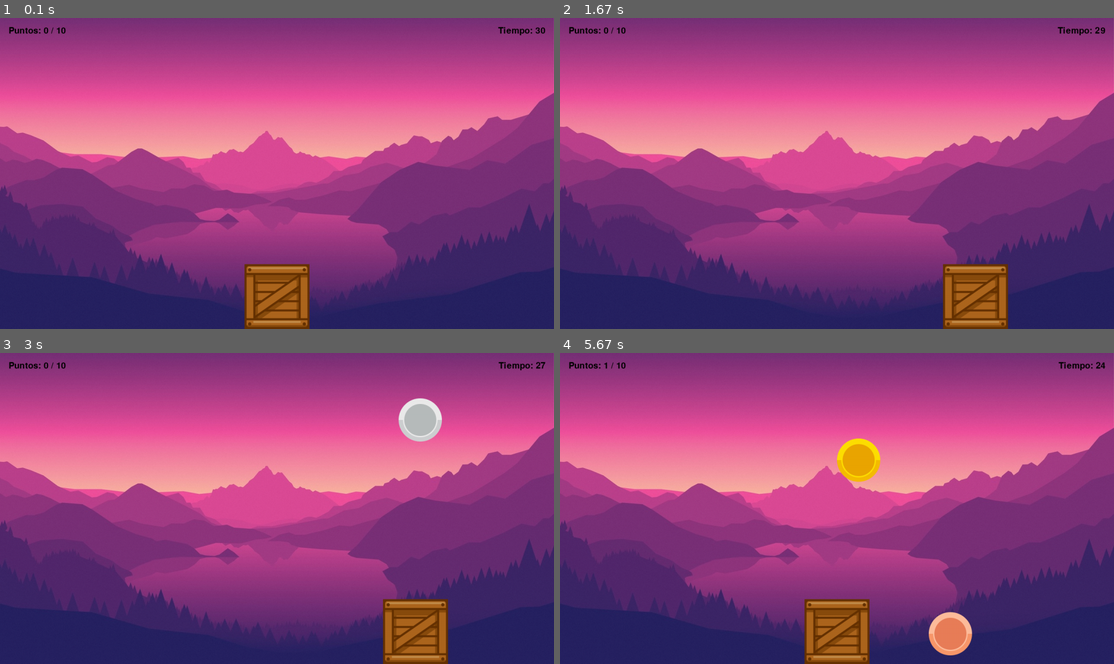
Above: before the commit, frames 1-4 (two rows, left to right).
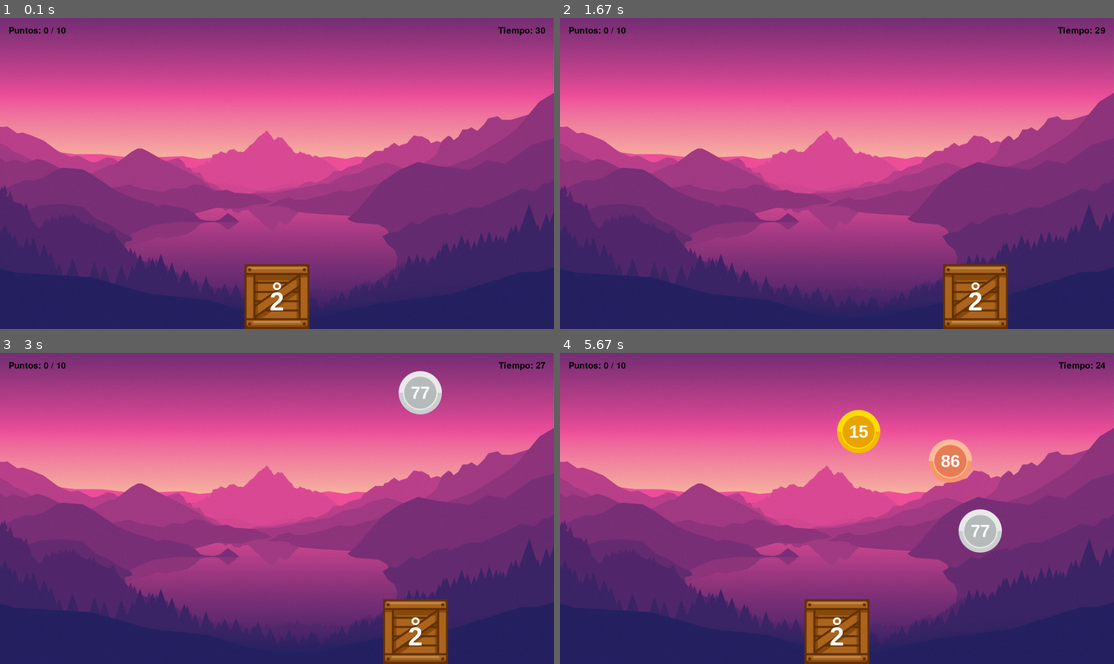
Above: after the commit, the same moments.

Repository: jorgektch/videojuego-pygame-ia
Game: pygame game, started from main-new.py
The game is run twice, just before and just after one commit, with the same random seed, the same clock (stepped at 60 frames per second) and the same inputs.
Inputs:
- Up to frame 1 (0.1 s): no input
- Up to frame 2 (1.67 s): hold Right 0.33-0.8 s; hold Right 0.83-1.3 s; hold Left from 1.33 s (still down)
- Up to frame 3 (3 s): release Left at 1.87 s; hold Right 2.33-2.97 s
- Up to frame 4 (5.67 s): hold Left 3-3.47 s; hold Right 3.5-3.97 s; hold Right 4-4.47 s; hold Left 4.5-5.03 s; hold Right from 5.5 s (still down)

The runs differ from the first frame. In frame 1, 0.1% of the frame differs, in the area x 48-52%, y 84-95%; in frame 2, 0.1%; in frame 3, 1.5%; in frame 4, 4.2%, in the area x 7-80%, y 2-98%.

Commit message:
Juego al 99%

Diff:
--- a/main-new.py
+++ b/main-new.py
@@ -12,6 +12,12 @@
 GAME_DURATION = 30 # Duracion del juego, en segundos
 TOP_SCORE = 10 # Score maximo con el que el jugador gana
 GRAVITY = 2 # Gravedad. Que permitira saltos
+
+THING_SPEED_Y_MIN = 2
+THING_SPEED_Y_MAX = 4
+
+PLAYER_NUMBER_MIN = 2
+PLAYER_NUMBER_MAX = 2
 
 # Archivos de imagenes
 BACKGROUND_IMG = "img/fondo-01.jpg" # Imagen de fondo
@@ -63,6 +69,20 @@
     def be_happy(self):
         self.image = pygame.image.load(PLAYER_IMG_HAPPY).convert_alpha()
 
+    def assign_number(self):
+        self.number = random.randint(PLAYER_NUMBER_MIN, PLAYER_NUMBER_MAX)
+        font = pygame.font.SysFont("Arial", 60, bold=True)
+
+        number_text = font.render(str(self.number), 1, WHITE)
+        W = number_text.get_width()
+        H = number_text.get_height()
+        self.image.blit(number_text, [self.rect.width/2 - W/2, self.rect.height/2 - H/3])
+
+        symbol_text = font.render("°", 1, WHITE)
+        W = symbol_text.get_width()
+        H = symbol_text.get_height()
+        self.image.blit(symbol_text, [self.rect.width/2 - W/2, self.rect.height/2 - 2*H/3])
+
 class Thing(pygame.sprite.Sprite):
     def __init__(self):
         super().__init__() # Esto llama al constructor de la clase padre (Sprite)
@@ -71,7 +91,7 @@
         self.rect.x = random.randint(0, SCREEN_WIDTH - self.rect.width)
         self.rect.y = 0
         self.speed_x = 3*random.randint(-1, 1)
-        self.speed_y = random.randint(3, 6)
+        self.speed_y = random.randint(THING_SPEED_Y_MIN, THING_SPEED_Y_MIN)
 
     def update(self):
         # Ver que no se salga de los limites de la pantalla en el eje X
@@ -92,6 +112,15 @@
         else:
             return False
 
+    def assign_number(self):
+        self.number = random.randint(1,144)
+        font = pygame.font.SysFont("Arial", 40, bold=True)
+
+        number_text = font.render(str(self.number), 1, WHITE)
+        W = number_text.get_width()
+        H = number_text.get_height()
+        self.image.blit(number_text, [self.rect.width/2 - W/2, self.rect.height/2 - H/2])
+
 class Game:
     def __init__(self):
         pygame.init() # Se inicializa pygame
@@ -101,10 +130,12 @@
         self.backgroung = pygame.image.load(BACKGROUND_IMG)
         self.clock = pygame.time.Clock() # Reloj que permitira manipular los fps
 
-        self.thing_list = pygame.sprite.Group() # Lista que contiene los things que caeran. Se usara para detectar colisiones
+        self.correct_thing_list = pygame.sprite.Group() # Lista que contiene los things correctos. Se usara para detectar colisiones
+        self.incorrect_thing_list = pygame.sprite.Group() # Lista que contiene los things incorrectos. Se usara para detectar colisiones
         self.sprite_list = pygame.sprite.Group() # Lista que contiene todos los sprites (things y el player). Se usara para dibujarlas
 
         self.player = Player()
+        self.player.assign_number() # Se le asigna el numero
         self.sprite_list.add(self.player) # Se agrega el player a la lista de sprites del juego
 
         self.time = GAME_DURATION+1 # Tiempo de duracion del juego
@@ -124,8 +155,14 @@
         if self.game_over == None: # Verifica si el jugador aun no ha perdido ni ganado
             if random.randint(1, 50) == 50: # Genero un aleatorio entre 1 y 100; y si sale 50 creo un thing que caera
                 thing = Thing()
-                self.thing_list.add(thing) # Se agrega el thing a la lista de things
+                thing.assign_number()
                 self.sprite_list.add(thing) # Se agrega el thing a la lista de sprites del juego (que contiene thing y al jugador)
+
+                # Se verifica a cual lista de thing se agregara (correct o incorrect)
+                if self.is_correct(thing) == True:
+                    self.correct_thing_list.add(thing)
+                else:
+                    self.incorrect_thing_list.add(thing)
 
     def process_events(self):
         for event in pygame.event.get(): # Captura los eventos para analizarlos
@@ -148,34 +185,61 @@
                         if self.game_over != None: # Verifica si el jugador ha perdido o ha ganado (diferente de None)
                             self.__init__()
 
+    def is_correct(self, thing):
+        if thing.number%self.player.number == 0:
+            return True
+        else:
+            return False
+
+    def detect_collisions(self):
+        # Detectar colisiones correctas
+            thing_hit_list = pygame.sprite.spritecollide(self.player, self.correct_thing_list, True)
+
+            for thing in thing_hit_list:
+                self.correct_thing_list.remove(thing) # Se elimina de la lista de things
+                self.sprite_list.remove(thing) # Se elimina de la lista de sprites (things y player)
+
+                self.score = self.score + 1 # Aumenta el puntaje
+                self.collision_sound.play() # Reproduce el sonido de la colision
+
+            # Detectar colisiones incorrectas
+            thing_hit_list = pygame.sprite.spritecollide(self.player, self.incorrect_thing_list, True)
+
+            for thing in thing_hit_list:
+                self.incorrect_thing_list.remove(thing) # Se elimina de la lista de things
+                self.sprite_list.remove(thing) # Se elimina de la lista de sprites (things y player)
+
+                self.score = self.score - 1 # Aumenta el puntaje
+                self.error_sound.play() # Reproduce el sonido de la colision
+
+    def detect_fallen(self):
+        # Eliminar los things correctos que cayeron al suelo
+        for thing in self.correct_thing_list:
+            if thing.hit_the_ground() == True:
+                self.sprite_list.remove(thing) # Se elimina de la lista de sprites (things y player)
+                self.correct_thing_list.remove(thing) # Se elimina de la lista de things
+
+                self.error_sound.play() # Se reproduce el sonido de error, por dejar caer el thing
+                self.score = self.score - 1 # Disminuye el puntaje
+
+        # Eliminar los things incorrectos que cayeron al suelo
+        for thing in self.incorrect_thing_list:
+            if thing.hit_the_ground() == True:
+                self.sprite_list.remove(thing) # Se elimina de la lista de sprites (things y player)
+                self.incorrect_thing_list.remove(thing) # Se elimina de la lista de things
+
     def run_logic(self):
         if self.started == True: # Se verifica que el juego este iniciado
 
             # Actualizamos la posicion de todos los sprites
             self.sprite_list.update()
 
-            # Detectar colisiones
-            thing_hit_list = pygame.sprite.spritecollide(self.player, self.thing_list, True)
-
-            for thing in thing_hit_list:
-                self.sprite_list.remove(thing) # Se elimina de la lista de sprites (things y player)
-                self.thing_list.remove(thing) # Se elimina de la lista de things
-
-                self.collision_sound.play() # Reproduce el sonido de la colision
-                self.score = self.score + 1 # Aumenta el puntaje
-
-            # Detectar si algun thing ha golpeado al suelo
-            for thing in self.thing_list:
-                if thing.hit_the_ground() == True:
-                    self.sprite_list.remove(thing) # Se elimina de la lista de sprites (things y player)
-                    self.thing_list.remove(thing) # Se elimina de la lista de things
-
-                    self.error_sound.play() # Se reproduce el sonido de error, por dejar caer el thing
-                    self.score = self.score - 1 # Disminuye el puntaje
-
-                    # Se asegura que el puntaje no baje de cero (no hay puntaje negativo)
-                    if self.score < 0:
-                        self.score = 0
+            self.detect_collisions() # Se detectan colisiones
+            self.detect_fallen() # Se detectan things que cayeron al suelo
+
+            # Se asegura que el puntaje no baje de cero (no hay puntaje negativo)
+            if self.score < 0:
+                self.score = 0
 
             # Si el jugador aun no ha ganado o perdido, verificamos que le pasa
             if self.game_over == None:
@@ -211,7 +275,11 @@
             sprite.speed_x = 0
             sprite.speed_y = 0
 
-        for thing in self.thing_list:
+        for thing in self.correct_thing_list:
+            sprite.speed_x = 0
+            sprite.speed_y = 0
+
+        for thing in self.incorrect_thing_list:
             sprite.speed_x = 0
             sprite.speed_y = 0
 
@@ -253,5 +321,7 @@
             self.clock.tick(60) # 60 fps
         pygame.quit()
 
-g = Game()
-g.run()
+
+if __name__== "__main__" :
+    g = Game()
+    g.run()
